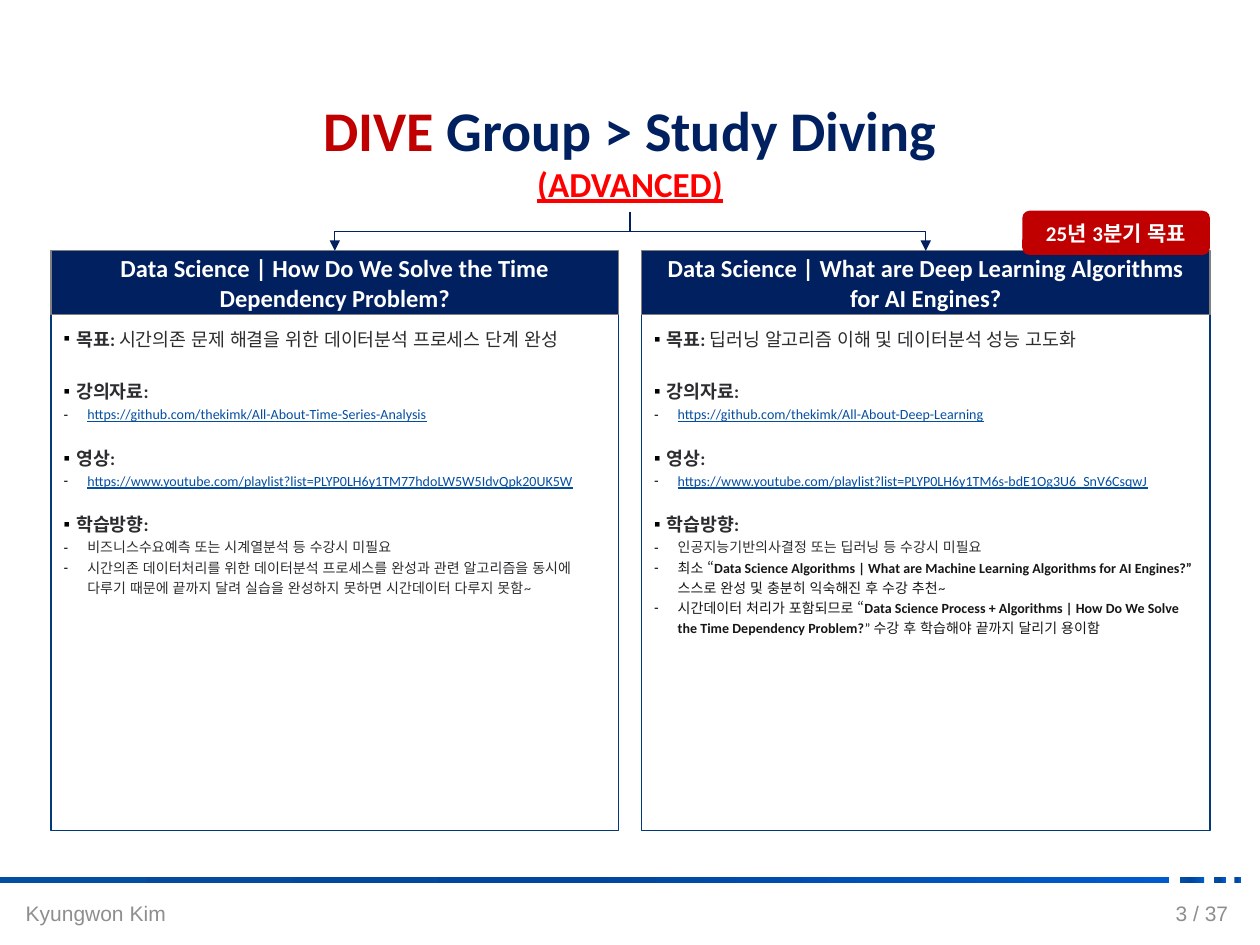
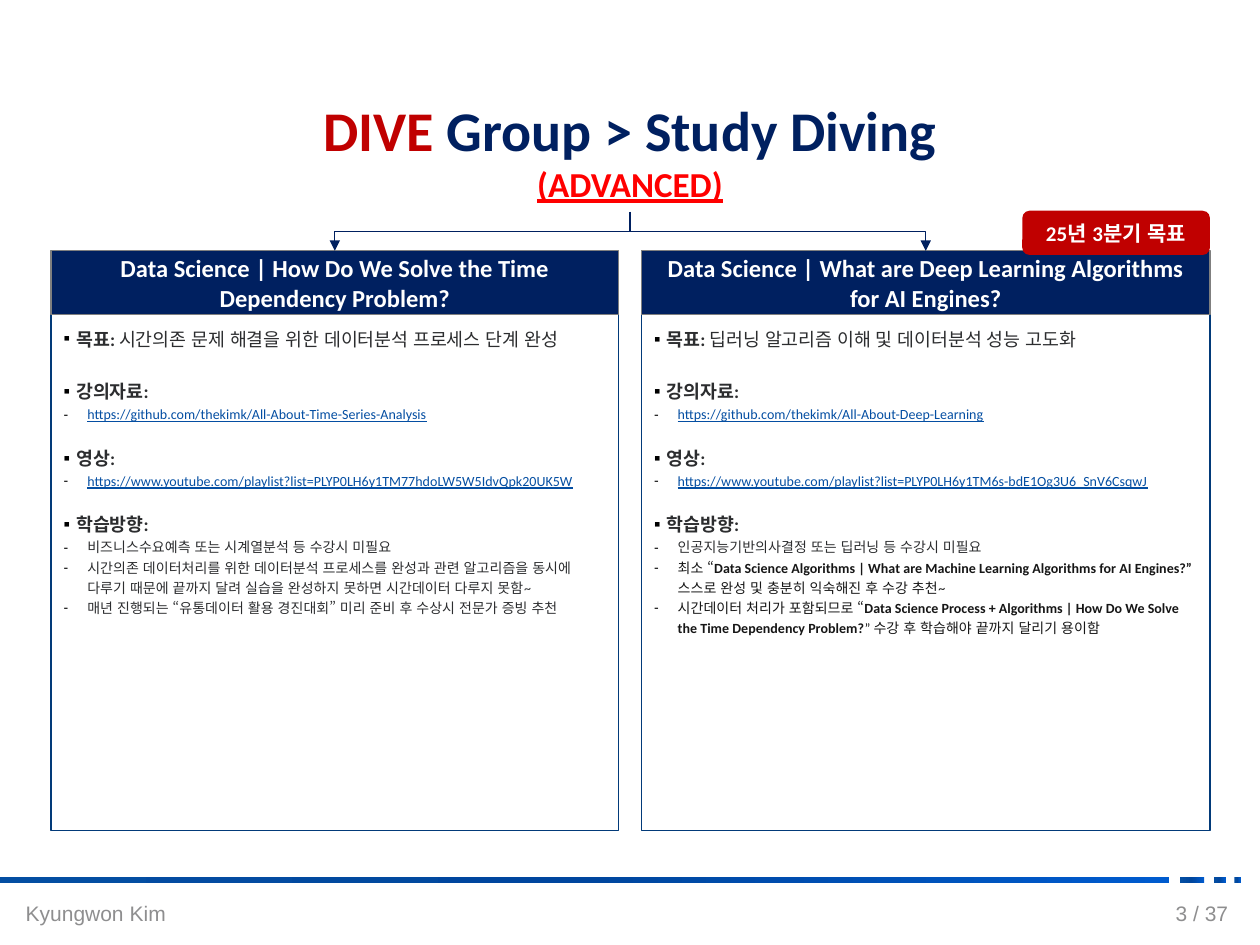
Before and after one commit to DataWizardd/DEBA-Research, a slide deck: slide 4 of [Document]/소개운영자료/[DIVE_운영방향_김경원교수].pptx. Drawn at 1260x945 pixels with LibreOffice and Linux fonts; fonts in the diff are those of the drawing; background and template pictures are left out. Boxes give left, top, right and bottom in pixels: in the first picture for what was removed or moved away, otherwise in the second. Text is boxed around its words. In the diff, an @@ line names an element or a change of style, - is before the commit and + after.

```diff
--- a/[Document]/소개운영자료/[DIVE_운영방향_김경원교수].pptx
+++ b/[Document]/소개운영자료/[DIVE_운영방향_김경원교수].pptx
@@ text at <box>87,601,558,614</box>: paragraph added @@
+– 매년 진행되는 “유통데이터 활용 경진대회” 미리 준비 후 수상시 전문가 증빙 추천
```
